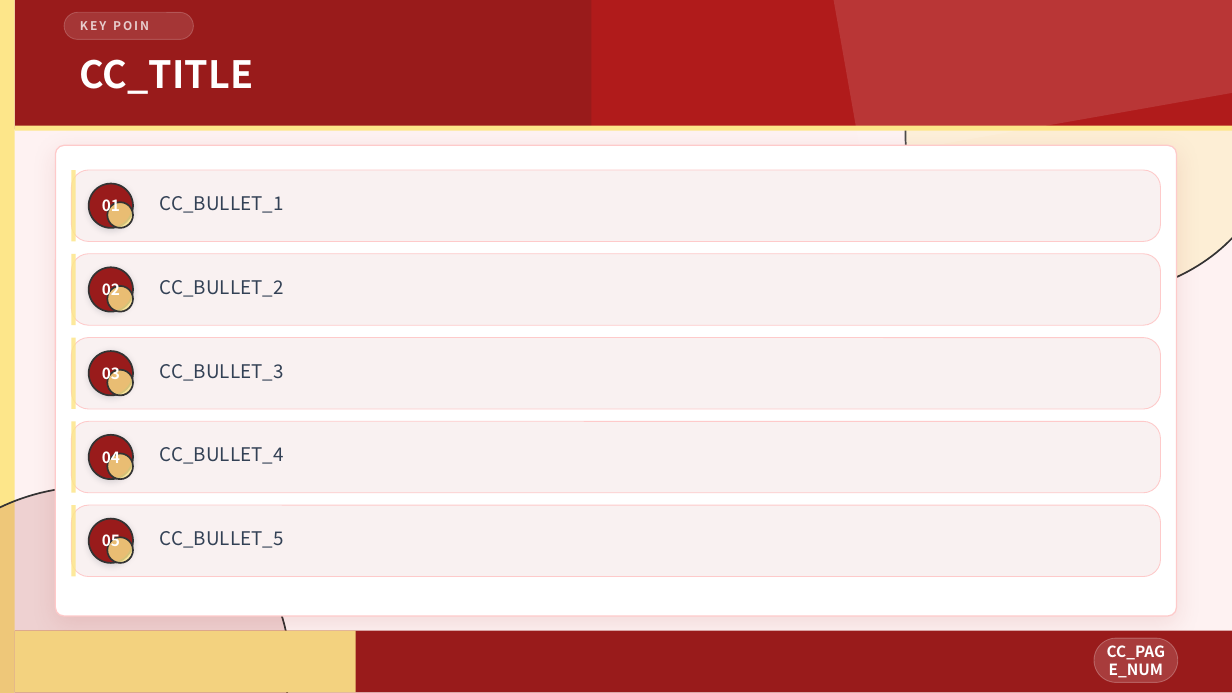
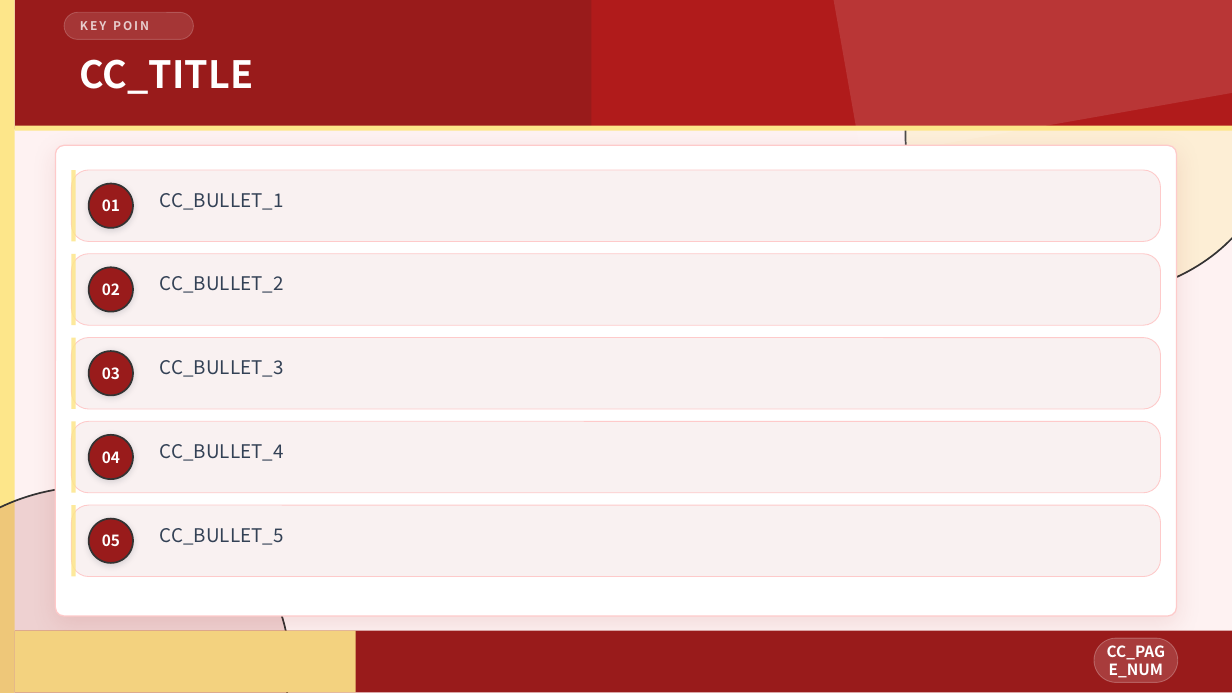
Before and after one commit to holyaugust/chartcraft, a slide deck: slide 5 of public/ppt-beautify/full/red-corporate.pptx. Drawn at 1232x693 pixels with LibreOffice and Linux fonts; fonts in the diff are those of the drawing. Boxes give left, top, right and bottom in pixels: in the first picture for what was removed or moved away, otherwise in the second. Text is boxed around its words. In the diff, an @@ line names an element or a change of style, - is before the commit and + after.

```diff
--- a/public/ppt-beautify/full/red-corporate.pptx
+++ b/public/ppt-beautify/full/red-corporate.pptx
@@ rounded rectangle removed at [107, 202, 133, 228] @@
@@ rounded rectangle removed at [107, 286, 133, 312] @@
@@ rounded rectangle removed at [107, 370, 133, 395] @@
@@ rounded rectangle removed at [107, 453, 133, 479] @@
@@ rounded rectangle removed at [107, 537, 133, 563] @@
@@ line spacing 1.15 to 1 in 5 elements at [160, 193, 284, 210], [160, 276, 284, 293], [160, 360, 284, 377], [160, 444, 284, 461], [160, 528, 284, 545] @@
```
Also in this commit, not shown: 13 other slides changed, 52 other files.
